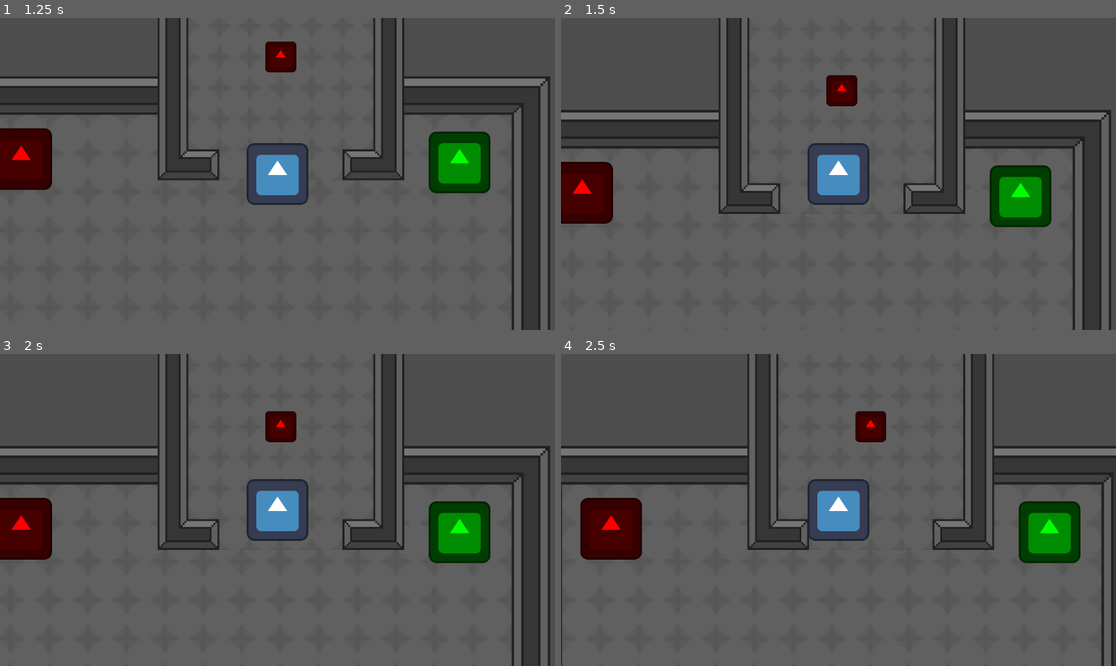
Above: before the commit, frames 1-4 (two rows, left to right).
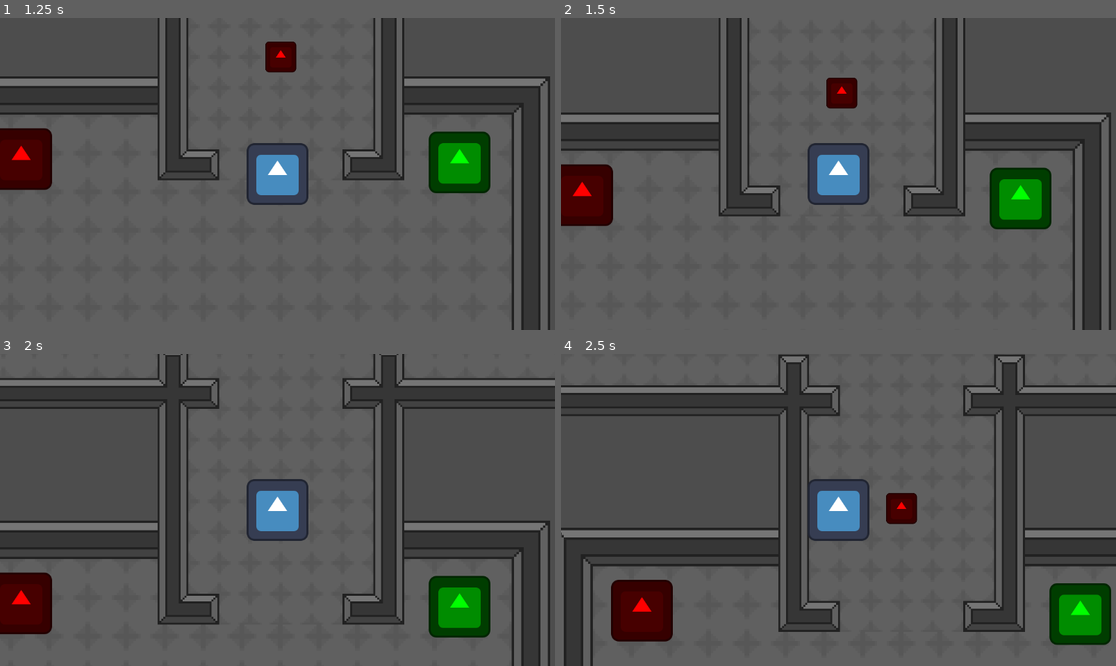
Above: after the commit, the same moments.

Repository: jphulse/591_escape_room
Game: Godot game, scene res://main/main.tscn
Same seed, same stepped clock (60 frames per second), same inputs: the game is played once before the commit and once after it. The engine's default icon, where the game draws it, is replaced by a stand-in: a white triangle on a blue panel in a dark square.
Inputs (mouse positions are in pixels of both pictures, inside the frame that each line leads up to):
- Up to frame 1 (1.25 s): tap Enter at 0.5 s; move the mouse to (249, 236) at 0.52 s; hold W (move_up) from 0.53 s (still down); tap E (interact) at 0.6 s; click (249, 236) at 0.67 s
- Up to frame 2 (1.5 s): keep holding W (move_up); move the mouse to (1005, 220) at 1.27 s; tap E (interact) at 1.35 s
- Up to frame 3 (2 s): keep holding W (move_up)
- Up to frame 4 (2.5 s): move the mouse to (672, 463) at 2.02 s; release W (move_up) at 2.03 s; hold A (move_left) from 2.03 s (still down); tap E (interact) at 2.1 s

Frame 1 is identical in both runs. In frame 2, 3.7% of the frame differs, in the area x 0-100%, y 18-68%; in frame 3, 22%; in frame 4, 30%, in the area x 0-100%, y 0-100%.

Commit message:
first map now more walkable

Diff:
--- a/escape-room/main/main.tscn
+++ b/escape-room/main/main.tscn
@@ -35,7 +35,7 @@
 position = Vector2(327, 415)
 
 [node name="TileMapLayer" parent="World/SlidingPuzzleRoom" index="0" unique_id=1783599910]
-tile_map_data = PackedByteArray("AAD5//n/AAAJAAEAAAD5//r/AAA …(2080 unchanged characters)… DAAQAAAD8//j/AAADAAQAAAD9//j/AAADAAQAAAABAPj/AAADAAQAAAACAPj/AAADAAQAAAADAPj/AAADAAQAAAAEAPj/AAADAAQAAAAFAPj/AAADAAQAAAAGAPj/AAA …(539 unchanged characters)…
+tile_map_data = PackedByteArray("AAD5//n/AAAJAAEAAAD5//r/AAA …(2080 unchanged characters)… DAAQAAAD8//j/AAADAAQAAAD9//j/AAADAAQAAAAEAPj/AAADAAQAAAAFAPj/AAADAAQAAAAGAPj/AAA …(539 unchanged characters)…
 
 [node name="SlidingPuzzle1" parent="World/SlidingPuzzleRoom" index="1" unique_id=848038532]
 position = Vector2(-458, -468)
